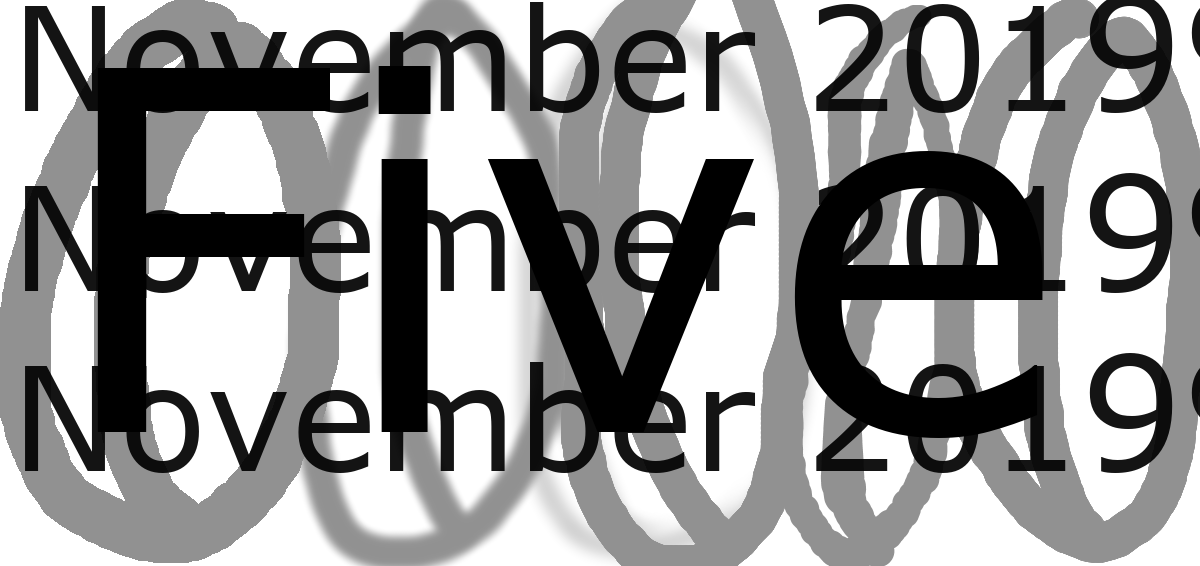
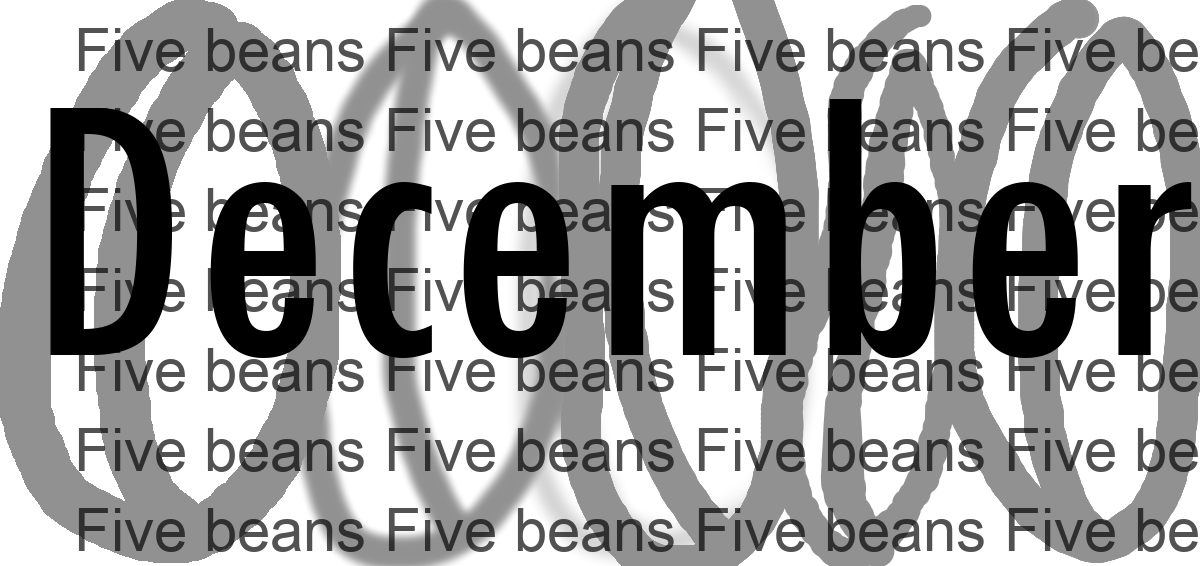
Layer changes from the first 1200px x 566px image to the second:
removed layer "November 20199" (was 92%) over [25, 0, 1200, 473]
removed layer "Five" over [97, 66, 1043, 438]
added layer "December" above "Five beans" over [50, 99, 1192, 358]
added layer "Five beans" (68%) above "圖層 #2" over [78, 28, 1198, 552]
